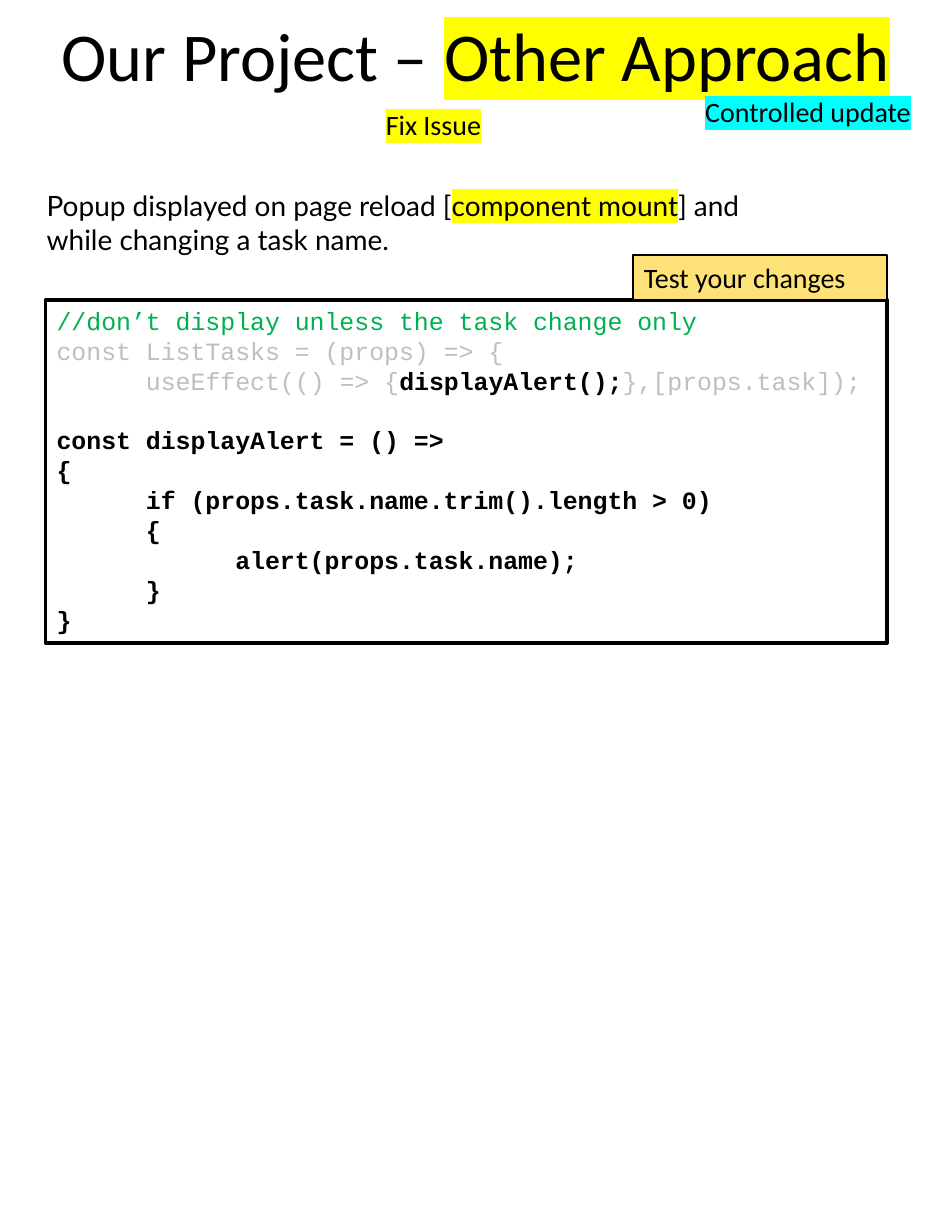
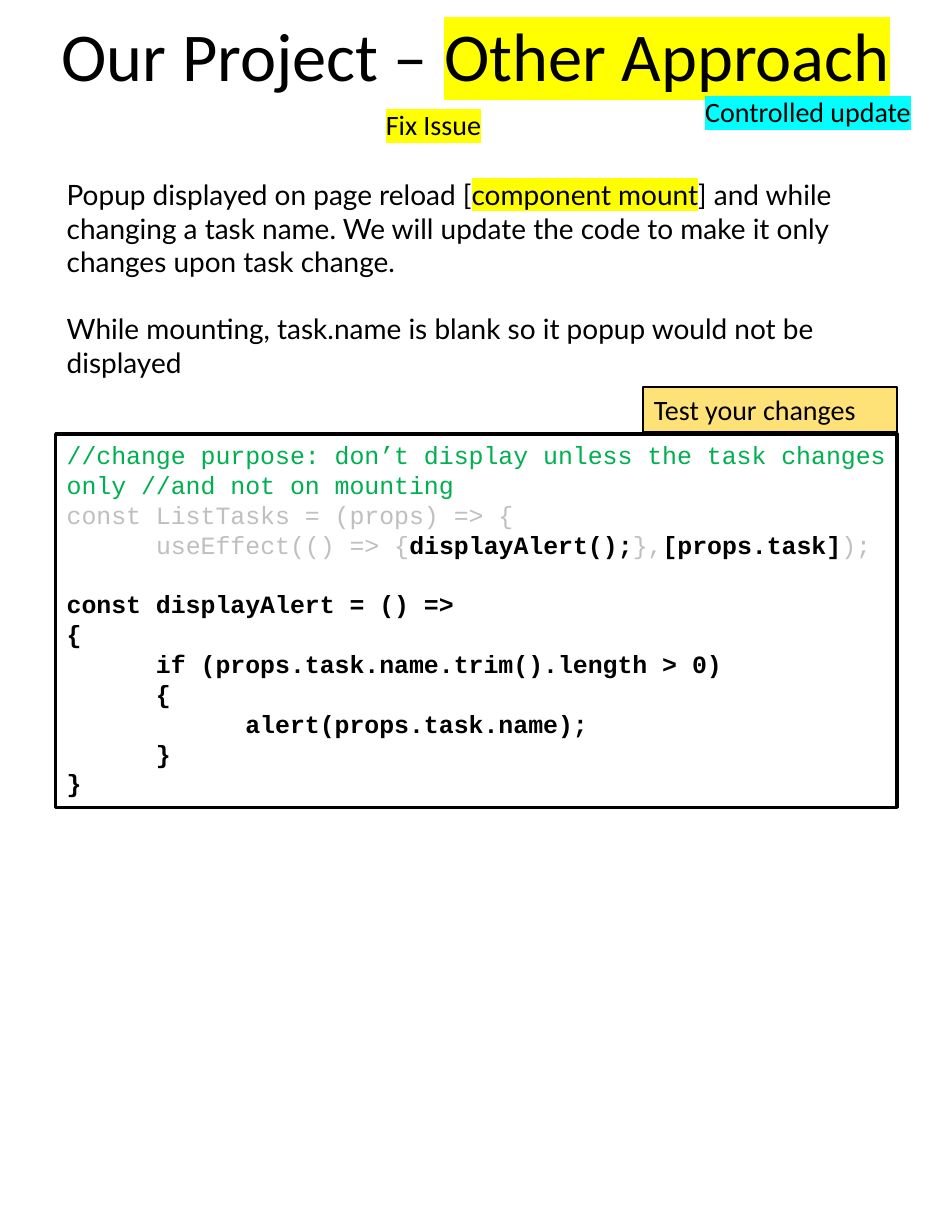
Before and after one commit to scorpion0511/mytracker, a slide deck: slide 52 of doc/React.pptx. Drawn at 952x1232 pixels with LibreOffice and Linux fonts; fonts in the diff are those of the drawing. Boxes give left, top, right and bottom in pixels: in the first picture for what was removed or moved away, otherwise in the second. Text is boxed around its words. In the diff, an @@ line names an element or a change of style, - is before the commit and + after.

```diff
--- a/doc/React.pptx
+++ b/doc/React.pptx
@@ text at (67,181,832,378): text changed @@
-Popup displayed on page reload [component mount] and while changing a task name.
+Popup displayed on page reload [component mount] and while changing a task name. We will update the code to make it only changes upon task change.
+While mounting, task.name is blank so it popup would not be displayed
@@ rectangle "Test your changes": place and size @@
-rectangle "Test your changes" at (633,255,887,300)
+rectangle "Test your changes" at (643,386,897,431)
@@ rectangle "//change purpose: don’t display unless ...": place and size @@
-rectangle "//change purpose: don’t display unless ..." at (46,300,887,643)
+rectangle "//change purpose: don’t display unless ..." at (56,435,897,808)
@@ text in rectangle at (67,446,885,499): text changed @@
-//don’t display unless the task change only
+//change purpose: don’t display unless the task changes only //and not on mounting
@@ text in rectangle at (156,536,871,559): text colour #BFBFBF to #000000, bold on in "{displayAlert();},[props.task]);" @@
```
Also in this commit, not shown: 5 other slides changed.
